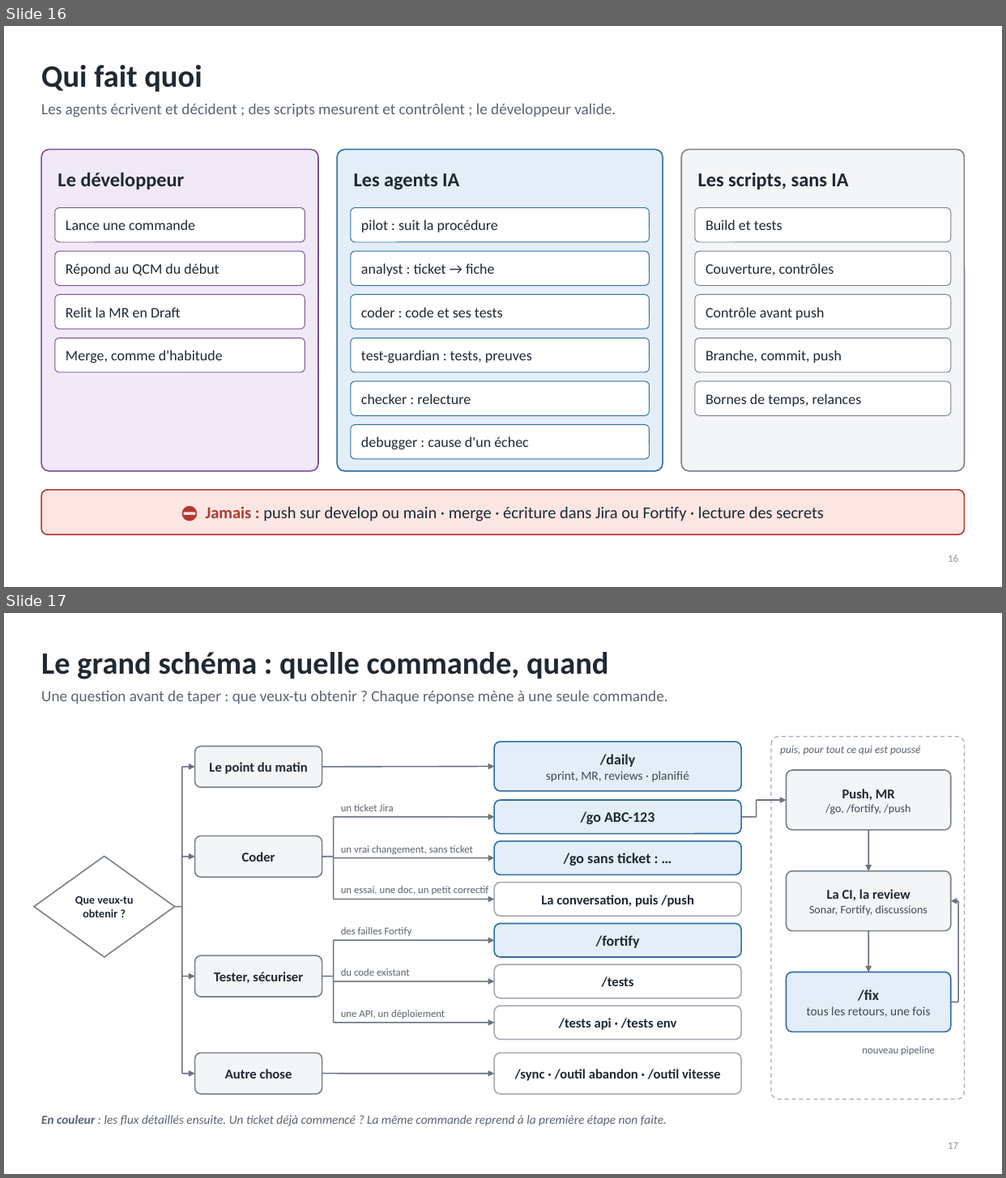
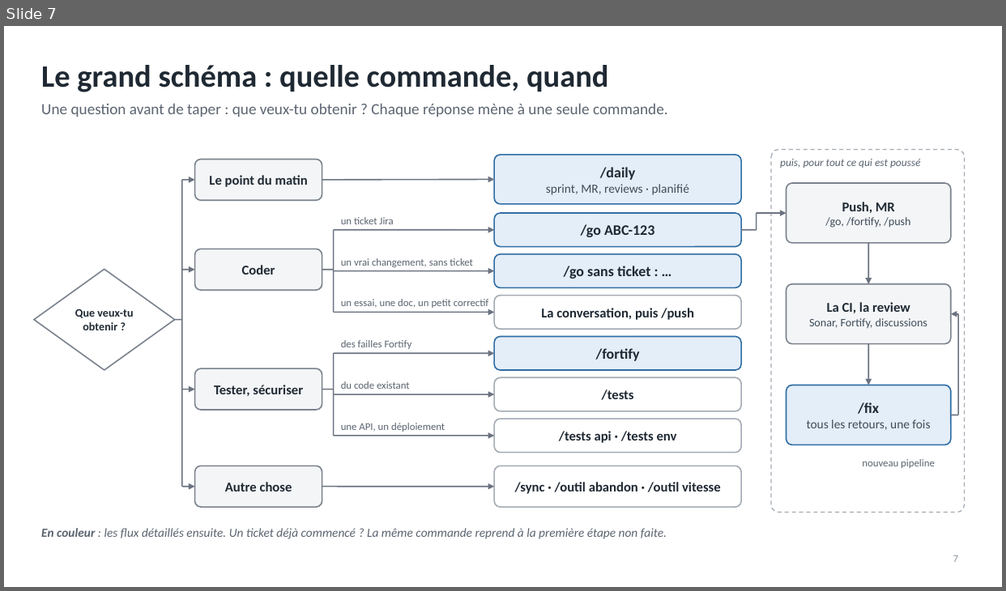
Before and after one commit to RabieDerouiche/OpenRDCode, a slide deck: opencode-v2/docs/presentation-tech-leads.pptx. Shown one above the other, each under a label of ours: slides 16 and 17 before the commit, slide 7 after it. The pictures are 1006x1178 and 1006x591 pixels, drawn with LibreOffice and Linux fonts; fonts in the diff are those of the drawing. Boxes give left, top, right and bottom in pixels: in the first picture for what was removed or moved away, otherwise in the second. Text is boxed around its words. In the diff, an @@ line names an element or a change of style, - is before the commit and + after.

```diff
--- a/opencode-v2/docs/presentation-tech-leads.pptx
+++ b/opencode-v2/docs/presentation-tech-leads.pptx
@@ slide 16 removed at (4,26,1002,587), background #FFFFFF @@
@@ title removed at (41,65,202,92) @@
-Qui fait quoi
@@ text removed at (41,103,616,118) @@
-Les agents écrivent et décident ; des scripts mesurent et contrôlent ; le développeur valide.
@@ rounded rectangle removed at (41,149,318,472) @@
@@ rounded rectangle removed at (337,149,663,472) @@
@@ rounded rectangle removed at (681,149,965,472) @@
@@ text removed at (57,173,185,190) @@
-Le développeur
@@ text removed at (354,173,459,190) @@
-Les agents IA
@@ text removed at (698,173,848,190) @@
-Les scripts, sans IA
@@ rounded rectangle removed at (55,208,305,242) @@
-Lance une commande
@@ rounded rectangle removed at (351,208,650,242) @@
-pilot : suit la procédure
@@ rounded rectangle removed at (695,208,951,242) @@
-Build et tests
@@ rounded rectangle removed at (55,251,305,286) @@
-Répond au QCM du début
@@ rounded rectangle removed at (351,251,650,286) @@
-analyst : ticket → fiche
@@ rounded rectangle removed at (695,251,951,286) @@
-Couverture, contrôles
@@ rounded rectangle removed at (55,295,305,329) @@
-Relit la MR en Draft
@@ rounded rectangle removed at (351,295,650,329) @@
-coder : code et ses tests
@@ rounded rectangle removed at (695,295,951,329) @@
-Contrôle avant push
@@ rounded rectangle removed at (55,338,305,373) @@
-Merge, comme d'habitude
@@ rounded rectangle removed at (351,338,650,373) @@
-test-guardian : tests, preuves
@@ rounded rectangle removed at (695,338,951,373) @@
-Branche, commit, push
@@ rounded rectangle removed at (351,382,650,416) @@
-checker : relecture
@@ rounded rectangle removed at (695,382,951,416) @@
-Bornes de temps, relances
@@ rounded rectangle removed at (351,425,650,459) @@
-debugger : cause d'un échec
@@ rounded rectangle removed at (41,490,965,535) @@
-⛔ Jamais : push sur develop ou main · merge · écriture dans Jira ou Fortify · lecture des secrets
@@ page number removed at (948,555,958,562) @@
-16
@@ what was slide 17 is now slide 7 @@
@@ page number at (953,556,958,562): text changed @@
-17
+7
```
Also in this commit, not shown: 7 slides changed, 1 slide added, 16 other slides removed, 3 other files.
